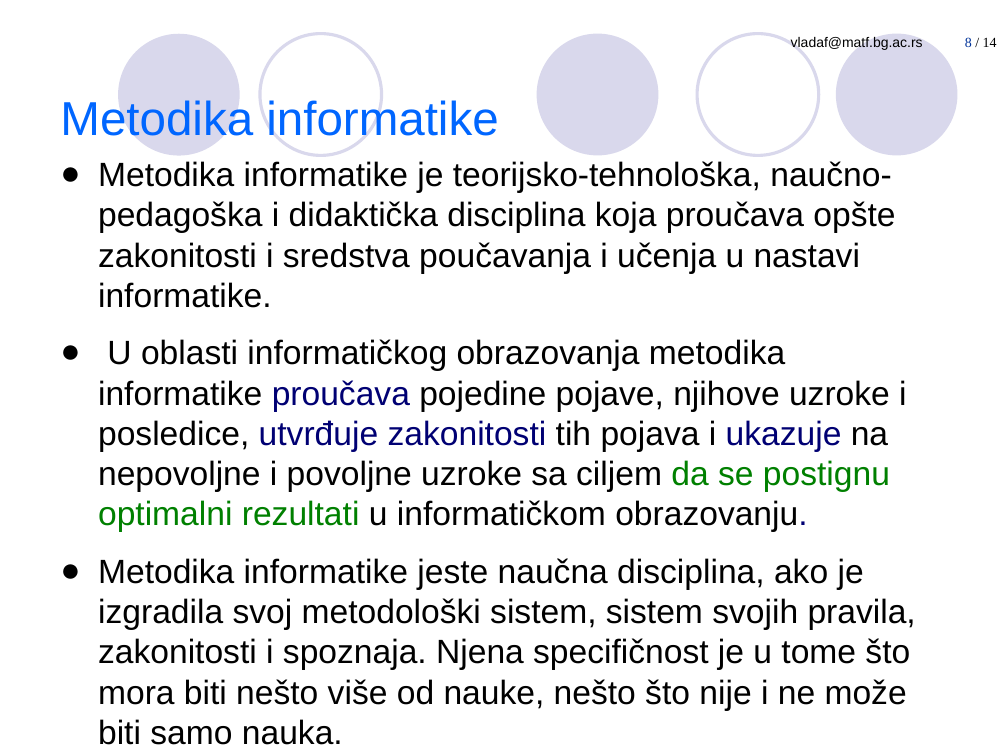
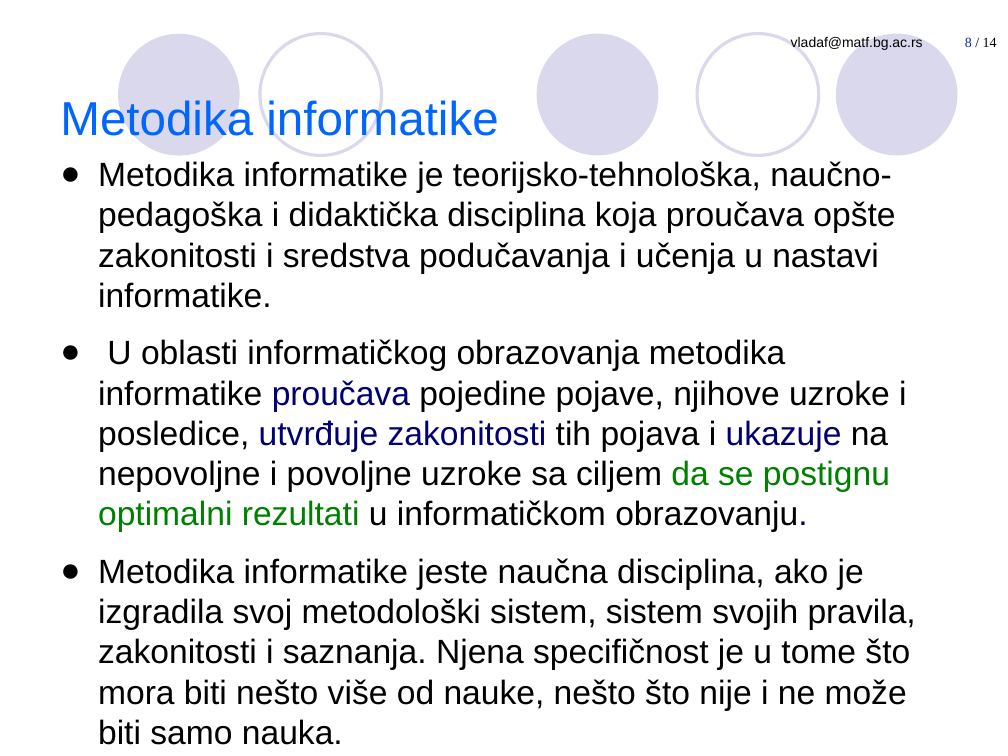
Before and after one commit to mikiMilan/MNR, a slide deck: slide 8 of predavanja/prezentacije/mnr01-1-Pedagogija-didaktika-metodika.ppt. Drawn at 1008x756 pixels with LibreOffice and Linux fonts; fonts in the diff are those of the drawing. Boxes give left, top, right and bottom in pixels: in the first picture for what was removed or moved away, otherwise in the second. Text is boxed around its words. In the diff, an @@ line names an element or a change of style, - is before the commit and + after.

```diff
--- a/predavanja/prezentacije/mnr01-1-Pedagogija-didaktika-metodika.ppt
+++ b/predavanja/prezentacije/mnr01-1-Pedagogija-didaktika-metodika.ppt
@@ text at (98, 161, 895, 308): text changed @@
-● Metodika informatike je teorijsko-tehnološka, naučno-pedagoška i didaktička disciplina koja proučava opšte zakonitosti i sredstva poučavanja i učenja u nastavi informatike.
+● Metodika informatike je teorijsko-tehnološka, naučno-pedagoška i didaktička disciplina koja proučava opšte zakonitosti i sredstva podučavanja i učenja u nastavi informatike.
@@ text at (98, 558, 916, 745): text changed @@
-● Metodika informatike jeste naučna disciplina, ako je izgradila svoj metodološki sistem, sistem svojih pravila, zakonitosti i spoznaja. Njena specifičnost je u tome što mora biti nešto više od nauke, nešto što nije i ne može biti samo nauka.
+● Metodika informatike jeste naučna disciplina, ako je izgradila svoj metodološki sistem, sistem svojih pravila, zakonitosti i saznanja. Njena specifičnost je u tome što mora biti nešto više od nauke, nešto što nije i ne može biti samo nauka.
```
Also in this commit, not shown: 2 other slides changed, 4 other files.
